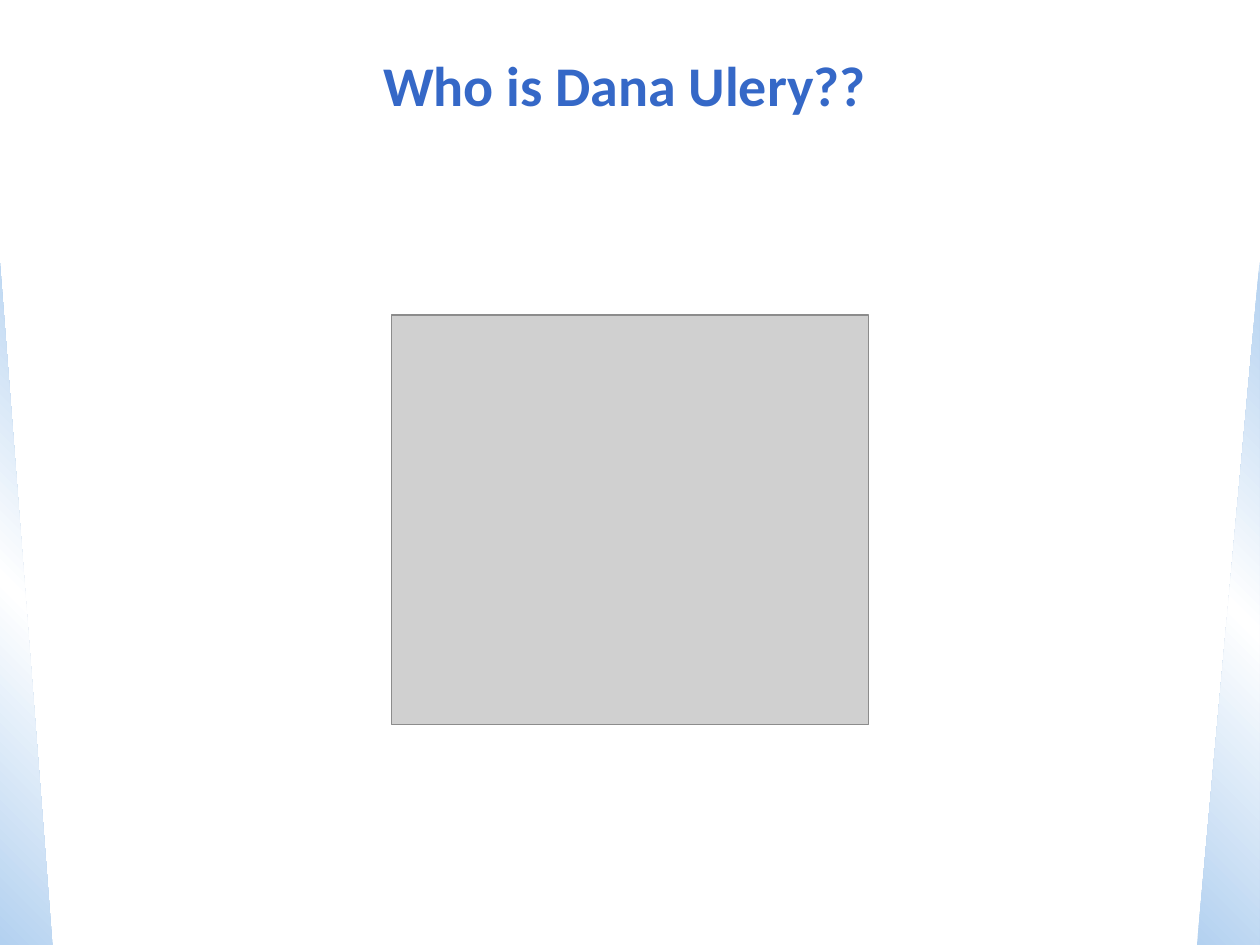
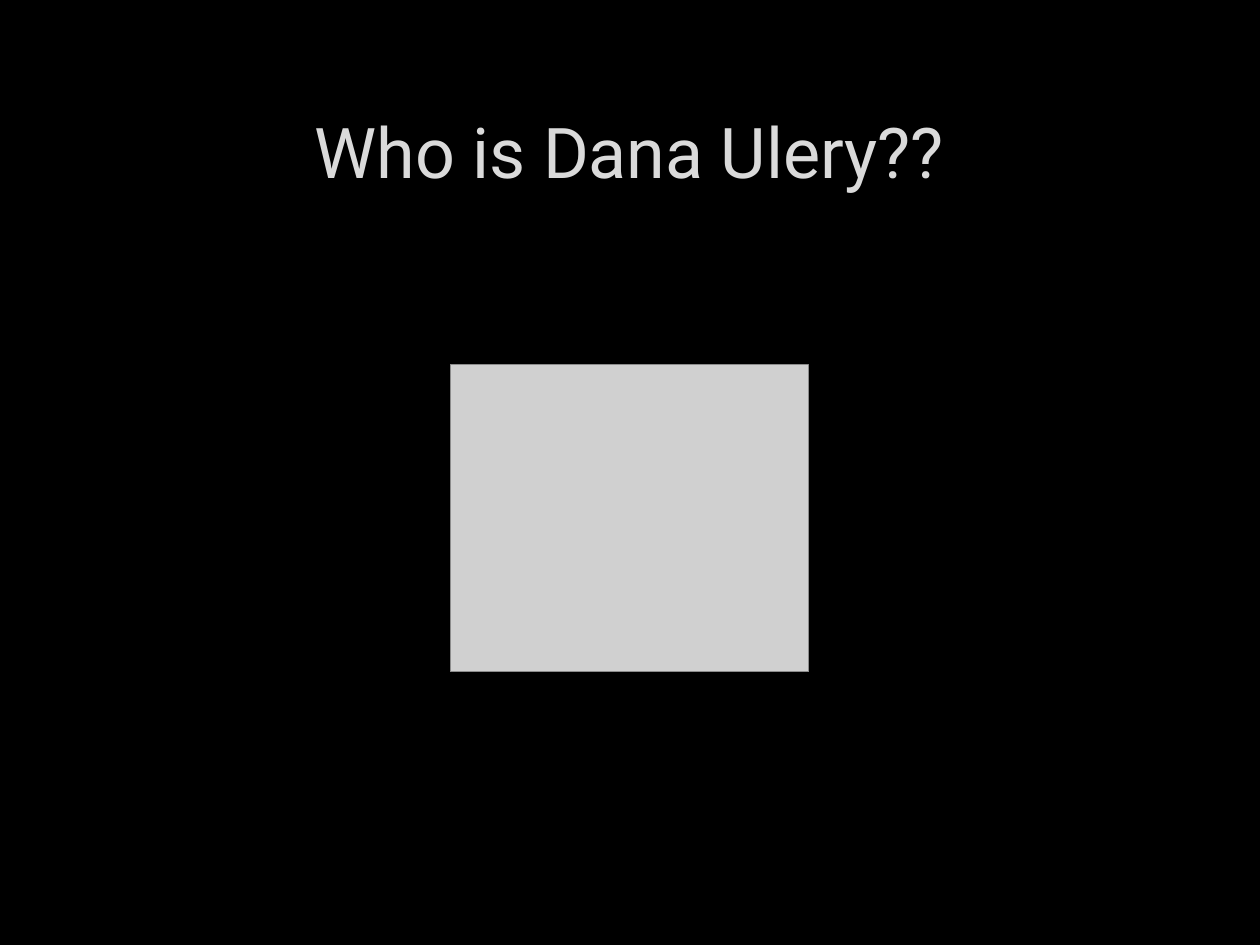
Before and after one commit to ZacharyVasey/CS3339, a slide deck: slide 6 of Lecture4.pptx. Drawn at 1260x945 pixels with LibreOffice and Linux fonts; fonts in the diff are those of the drawing; grey boxes stand for pictures; background and template pictures are left out. Boxes give left, top, right and bottom in pixels: in the first picture for what was removed or moved away, otherwise in the second. Text is boxed around its words. In the diff, an @@ line names an element or a change of style, - is before the commit and + after.

```diff
--- a/Lecture4.pptx
+++ b/Lecture4.pptx
@@ background #FFFFFF to picture (left out) @@
@@ title "Who is Dana Ulery??" moved from (x1=383, y1=66, x2=866, y2=115) to (x1=315, y1=125, x2=944, y2=193) @@
@@ title "Who is Dana Ulery??" at (x1=315, y1=125, x2=944, y2=193): size 32 to 40 pt, font Calibri to Roboto, text colour #3568C7 to #DADADA, letter outline none to #404040 0.75 pt, bold off @@
@@ right triangle removed at (x1=0, y1=262, x2=53, y2=945) @@
@@ right triangle removed at (x1=1197, y1=262, x2=1260, y2=945) @@
@@ picture resized from (x1=391, y1=315, x2=868, y2=724) to (x1=450, y1=364, x2=808, y2=672) @@
```
Also in this commit, not shown: 26 other slides changed, 4 other files.
